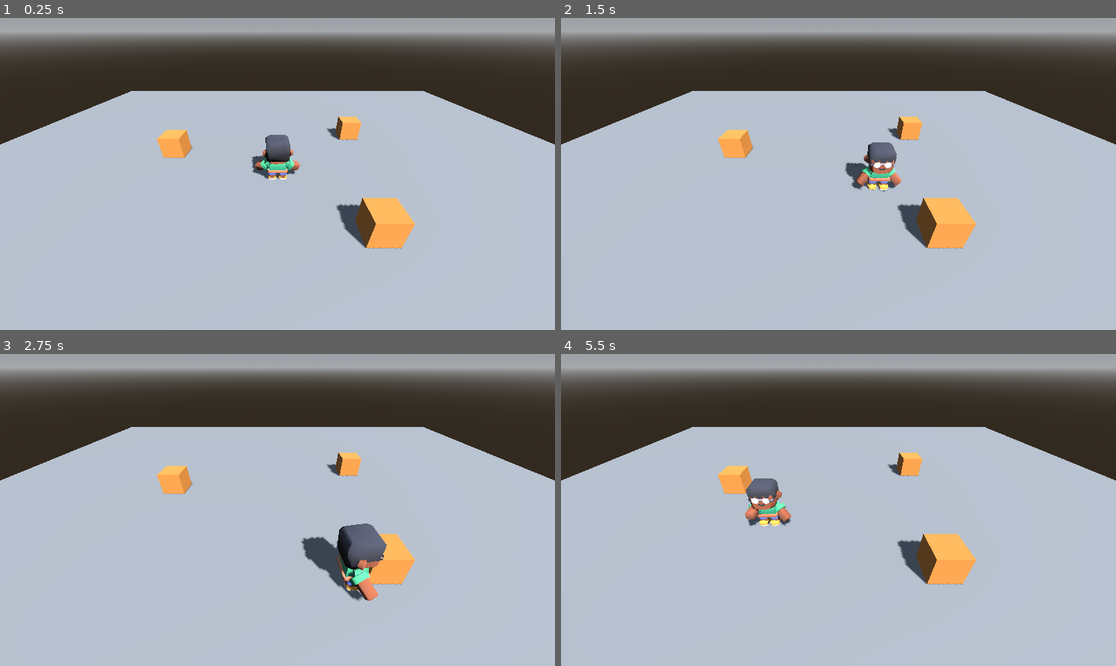
Above: before the commit, frames 1-4 (two rows, left to right).
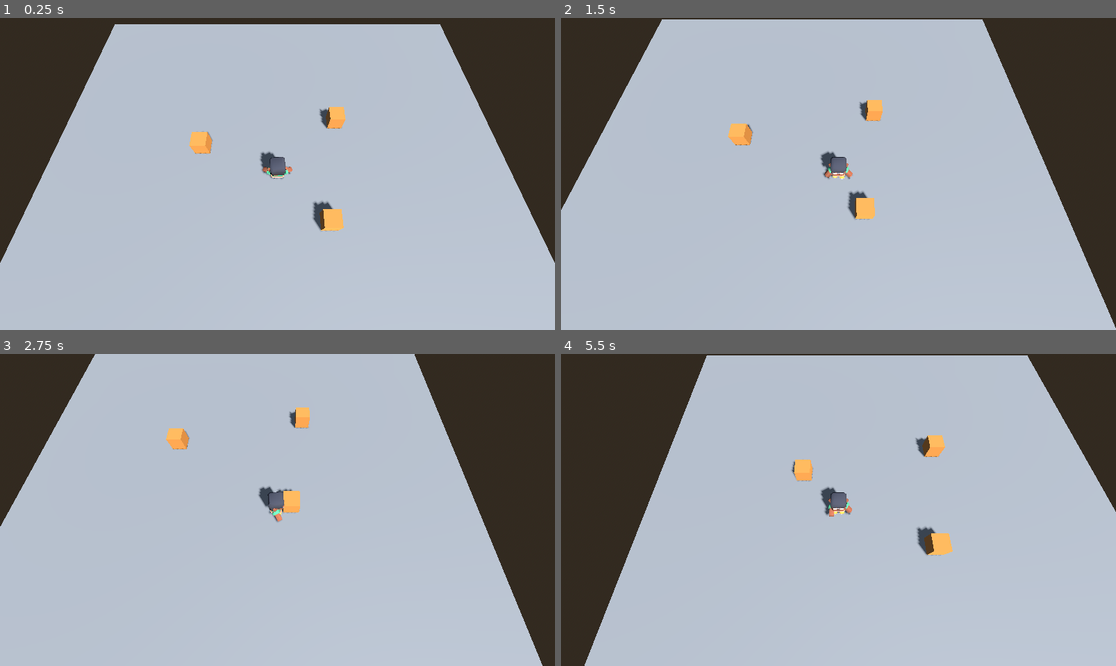
Above: after the commit, the same moments.

Repository: Tairacx/Pixel-dungeon-lite
Game: Godot game, scene res://main.tscn
The game is run twice, just before and just after one commit, with the same random seed, the same clock (stepped at 60 frames per second) and the same inputs.
Inputs (mouse positions are in pixels of both pictures, inside the frame that each line leads up to):
- Up to frame 1 (0.25 s): no input
- Up to frame 2 (1.5 s): tap Enter at 0.5 s; move the mouse to (960, 158) at 0.52 s; hold D (move_right) 0.53-1.28 s; hold Right mouse button (apuntar) 0.53-1.28 s; move the mouse to (727, 189) at 1.27 s; hold S (move_down) from 1.28 s (still down); tap Shift (correr) at 1.35 s
- Up to frame 3 (2.75 s): move the mouse to (333, 441) at 2.02 s; release S (move_down) at 2.03 s; hold D (move_right) from 2.03 s (still down); hold Right mouse button (apuntar) from 2.03 s (still down)
- Up to frame 4 (5.5 s): move the mouse to (810, 572) at 2.77 s; release D (move_right) at 2.78 s; release Right mouse button (apuntar) at 2.78 s; hold W (move_up) 2.78-3.53 s; tap Shift (correr) at 2.85, 4.35 s; move the mouse to (1005, 556) at 3.52 s; hold Right mouse button (apuntar) 3.53-4.28 s; hold A (move_left) 3.53-5.03 s; move the mouse to (672, 463) at 4.27 s; move the mouse to (866, 510) at 5.02 s; hold S (move_down) from 5.03 s (still down); hold Right mouse button (apuntar) from 5.03 s (still down)

The runs differ from the first frame. In frame 1, 29% of the frame differs, in the area x 0-100%, y 0-79%; in frame 2, 31%; in frame 3, 32%; in frame 4, 33%, in the area x 0-100%, y 0-100%.

Commit message:
T8 N1 - Tarea A - camara pegada

Diff:
--- /dev/null
+++ b/camara_sigue.gd
@@ -0,0 +1,23 @@
+extends Camera3D
+
+@export var objetivo: Node3D
+@export var distancia = Vector3(0, 12, 5)
+
+
+func _ready():
+	top_level = true
+	# Se orienta UNA vez, mirando al objetivo.
+	look_at_from_position(objetivo.global_position + distancia,
+		objetivo.global_position)
+
+
+func _physics_process(_delta):
+	global_position = objetivo.global_position + distancia
+
+	if _en_prueba() and Engine.get_physics_frames() % 30 == 0:
+		print("cámara ", global_position.snappedf(0.01))
+
+
+func _en_prueba() -> bool:
+	var p = objetivo.get("prueba")
+	return p != null and p != 0
--- a/main.tscn
+++ b/main.tscn
@@ -2,6 +2,7 @@
 
 [ext_resource type="Script" path="res://personaje.gd" id="1_pj"]
 [ext_resource type="PackedScene" path="res://personaje/character-male-a.glb" id="2_modelo"]
+[ext_resource type="Script" path="res://camara_sigue.gd" id="3_cam"]
 
 [sub_resource type="ProceduralSkyMaterial" id="CieloMat"]
 
@@ -79,8 +80,10 @@
 [node name="CollisionShape3D" type="CollisionShape3D" parent="Cajas/Caja3"]
 shape = SubResource("CajaForma")
 
-[node name="Camera3D" type="Camera3D" parent="."]
+[node name="Camera3D" type="Camera3D" parent="." node_paths=PackedStringArray("objetivo")]
 transform = Transform3D(1, 0, 0, 0, 0.819152, 0.573576, 0, -0.573576, 0.819152, 0, 5, 7)
+script = ExtResource("3_cam")
+objetivo = NodePath("../Personaje")
 
 [node name="Personaje" type="CharacterBody3D" parent="." node_paths=PackedStringArray("camara")]
 script = ExtResource("1_pj")
